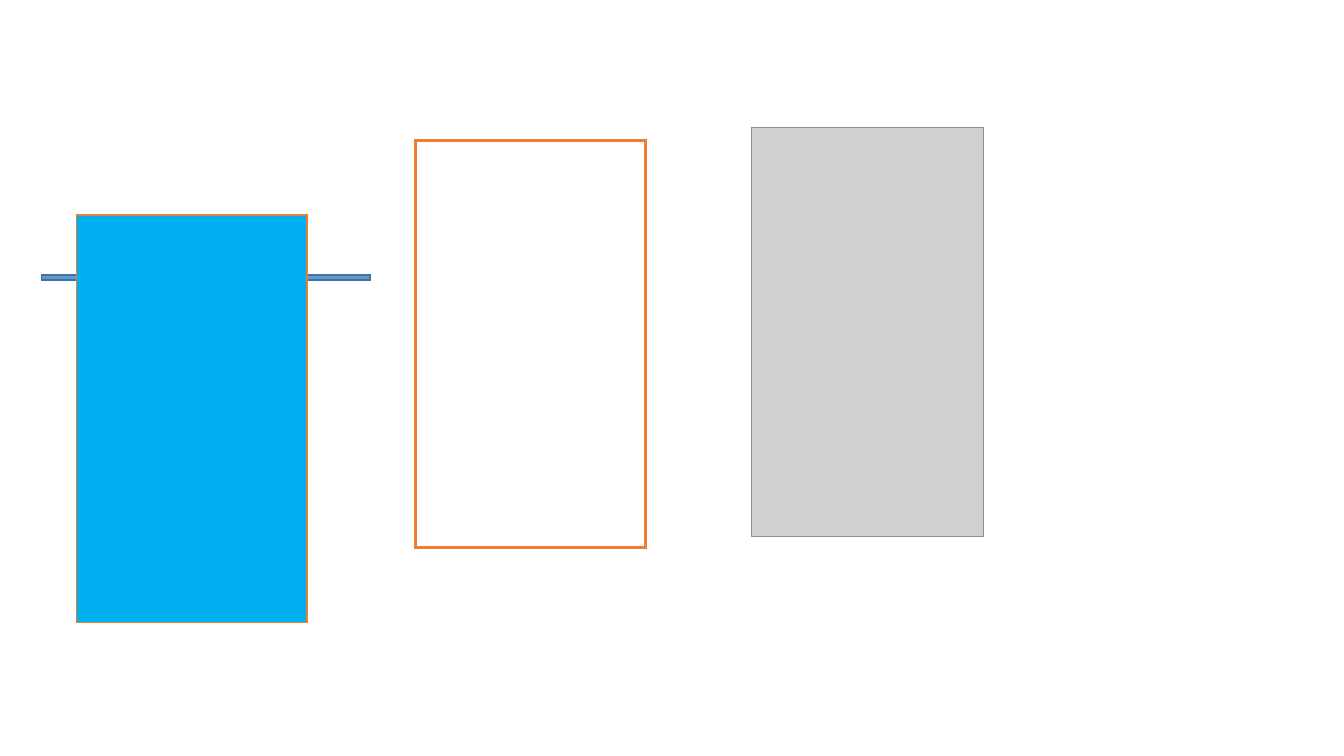
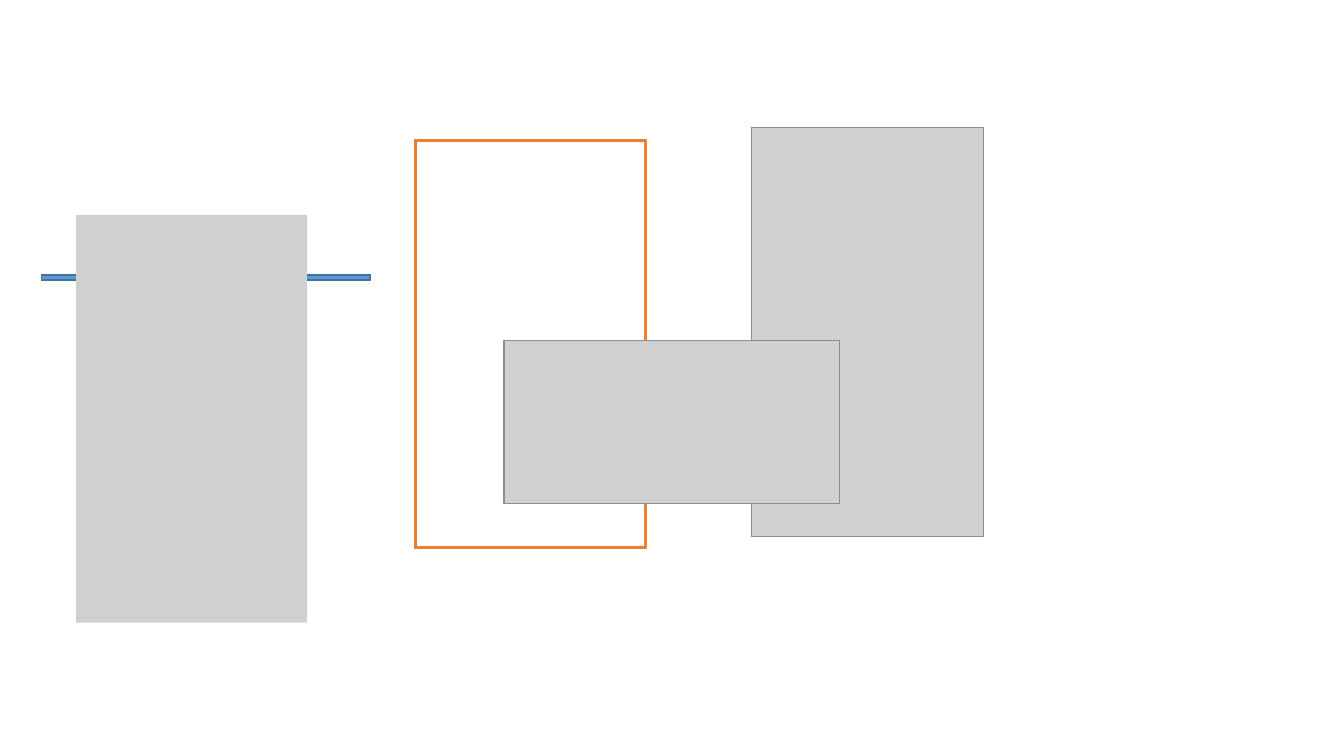
Before and after one commit to DiegoTeixeiraMarques/EstagioI, a slide deck: slide 2 of Modelagem do Game.pptx. Drawn at 1344x756 pixels with LibreOffice and Linux fonts; fonts in the diff are those of the drawing; grey boxes stand for pictures. Boxes give left, top, right and bottom in pixels: in the first picture for what was removed or moved away, otherwise in the second. Text is boxed around its words. In the diff, an @@ line names an element or a change of style, - is before the commit and + after.

```diff
--- a/Modelagem do Game.pptx
+++ b/Modelagem do Game.pptx
@@ rectangle removed at <box>77,215,308,623</box> @@
@@ picture added at <box>77,215,308,623</box> @@
@@ picture added at <box>504,341,840,504</box> @@
```
Also in this commit, not shown: 21 other files.
